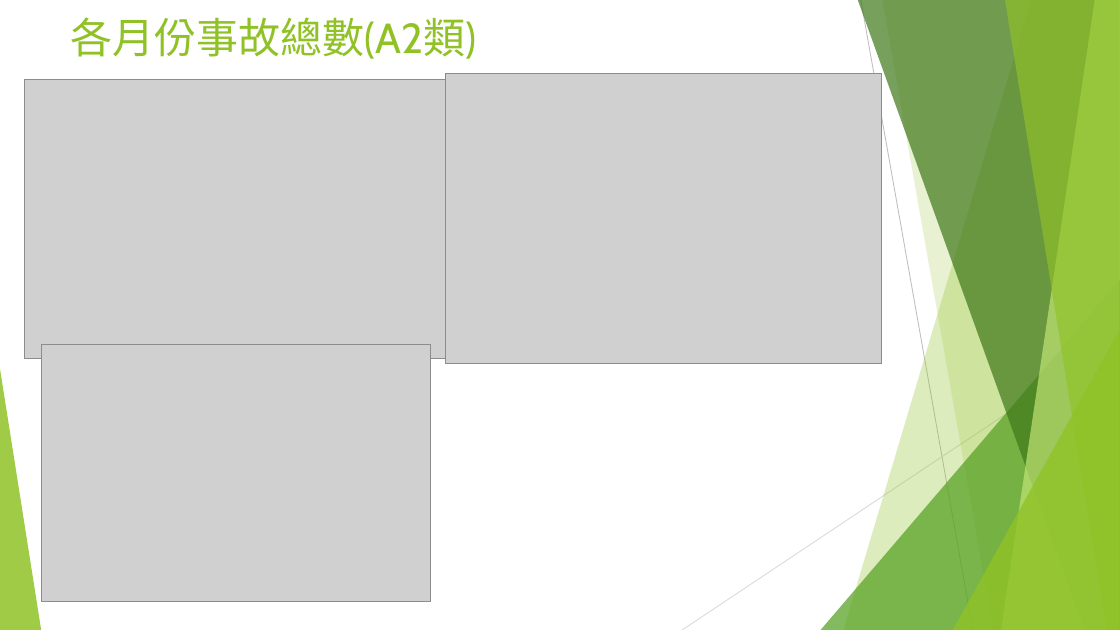
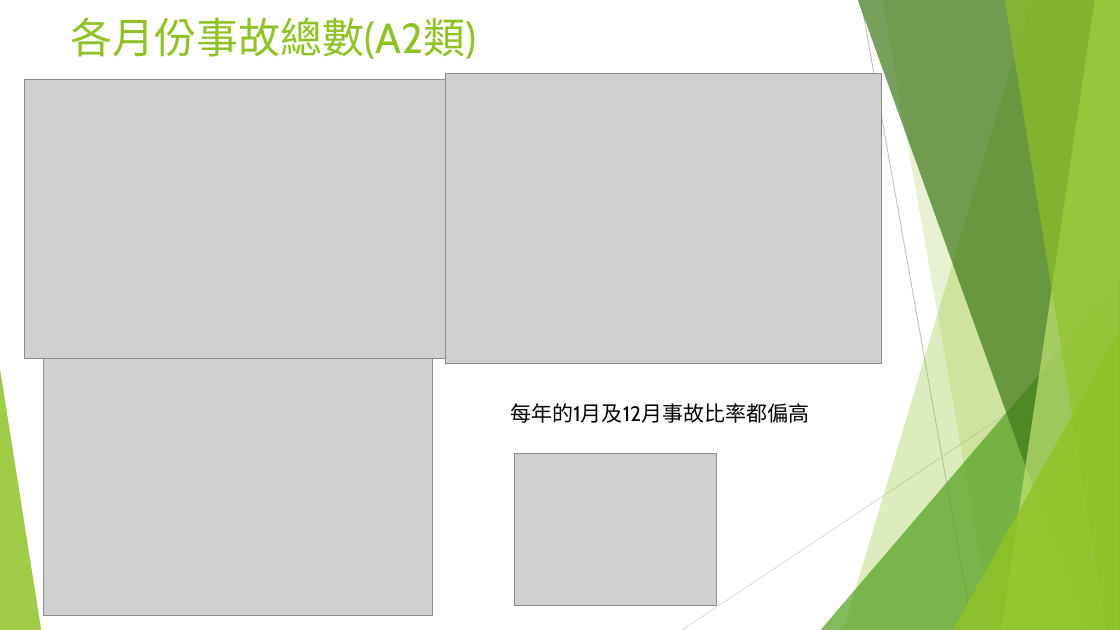
Before and after one commit to ooxx2500/python-sql-for-test, a slide deck: slide 4 of python/專題報告/專題報告-台灣交通事故.pptx. Drawn at 1120x630 pixels with LibreOffice and Linux fonts; fonts in the diff are those of the drawing; grey boxes stand for pictures. Boxes give left, top, right and bottom in pixels: in the first picture for what was removed or moved away, otherwise in the second. Text is boxed around its words. In the diff, an @@ line names an element or a change of style, - is before the commit and + after.

```diff
--- a/python/專題報告/專題報告-台灣交通事故.pptx
+++ b/python/專題報告/專題報告-台灣交通事故.pptx
@@ picture: place and size @@
-picture at [42, 345, 431, 602]
+picture at [44, 359, 433, 616]
@@ text added at [510, 403, 809, 423], 18 pt, text #000000 @@
+每年的1月及12月事故比率都偏高
@@ picture added at [515, 453, 717, 605] @@
```
Also in this commit, not shown: 7 other slides changed, 5 other files.
